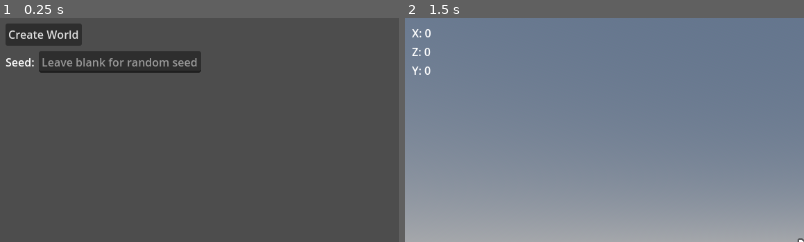
Above: before the commit, frames 1-2 (left to right).
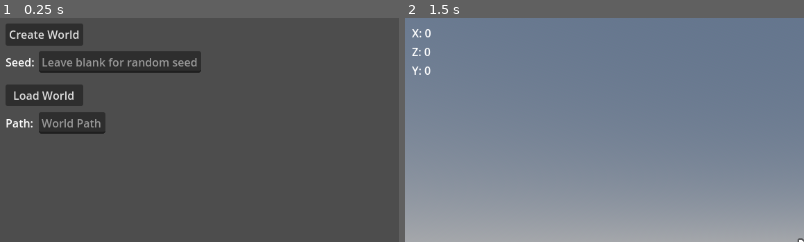
Above: after the commit, the same moments.

Repository: Nathan3-14/noise
Game: Godot game, scene res://world.tscn
Same seed, same stepped clock (60 frames per second), same inputs: the game is played once before the commit and once after it.
Inputs (mouse positions are % of the whole screen's width and height, from its top left):
- Up to frame 1 (0.25 s): no input
- Up to frame 2 (1.5 s): click "Create World" at 0.5 s; tap Enter (ui_accept) at 1.25 s; move the mouse to (72, 45) at 1.27 s; hold D (right) from 1.28 s (still down); hold Right mouse button (ads) from 1.28 s (still down)
The pictures show only the part of the screen within x 0-50%, y 0-50%; the shares and areas given below are measured in that part.

The runs differ from the first frame. In frame 1, 3.7% of the frame differs, in the area x 1-27%, y 3-52%; in frame 2, nothing differs.

Commit message:
Added save states Removed unused scene

Diff:
--- /dev/null
+++ b/SaveGame.gd
@@ -0,0 +1 @@
+extends Resource
--- a/game_start.tscn
+++ /dev/null
@@ -1,36 +0,0 @@
-[gd_scene load_steps=2 format=3 uid="uid://fnjd1xb3ayqo"]
-
-[sub_resource type="GDScript" id="GDScript_0jkgx"]
-script/source = "extends Control
-
-
-@export var world = Node3D
-# Called when the node enters the scene tree for the first time.
-func _ready():
-	pass # Replace with function body.
-
-
-# Called every frame. 'delta' is the elapsed time since the previous frame.
-func _process(delta):
-	pass
-
-
-func _on_button_pressed():
-	pass
-"
-
-[node name="GameStart" type="Control"]
-layout_mode = 3
-anchors_preset = 15
-anchor_right = 1.0
-anchor_bottom = 1.0
-grow_horizontal = 2
-grow_vertical = 2
-script = SubResource("GDScript_0jkgx")
-
-[node name="Button" type="Button" parent="."]
-layout_mode = 0
-offset_right = 8.0
-offset_bottom = 8.0
-text = "Start Game
-"
--- a/player.gd
+++ b/player.gd
@@ -63,6 +63,10 @@
 	if raycast.get_collider():
 		raycast.get_collider().selected = true
 
+	if Input.is_action_just_pressed("save"):
+		print("saving")
+		get_parent().save_file("user://save.dat")
+
 	if cap_mouse:
 		move_and_slide()
 		$CanvasLayer/UI.x = snapped(position.x, 0.1)
--- a/player.tscn
+++ b/player.tscn
@@ -35,3 +35,9 @@
 
 [node name="UI" parent="CanvasLayer" instance=ExtResource("2_skfsl")]
 script = ExtResource("3_5gw85")
+
+[node name="Control" type="Control" parent="CanvasLayer"]
+layout_mode = 3
+anchors_preset = 0
+offset_right = 40.0
+offset_bottom = 40.0
--- a/project.godot
+++ b/project.godot
@@ -59,6 +59,11 @@
 "events": [Object(InputEventKey,"resource_local_to_scene":false,"resource_name":"","device":-1,"window_id":0,"alt_pressed":false,"shift_pressed":false,"ctrl_pressed":false,"meta_pressed":false,"pressed":false,"keycode":0,"physical_keycode":83,"key_label":0,"unicode":115,"echo":false,"script":null)
 ]
 }
+save={
+"deadzone": 0.5,
+"events": [Object(InputEventKey,"resource_local_to_scene":false,"resource_name":"","device":-1,"window_id":0,"alt_pressed":false,"shift_pressed":false,"ctrl_pressed":false,"meta_pressed":false,"pressed":false,"keycode":0,"physical_keycode":4194332,"key_label":0,"unicode":0,"echo":false,"script":null)
+]
+}
 
 [layer_names]
 
--- a/world.gd
+++ b/world.gd
@@ -1,4 +1,6 @@
 extends Node3D
+
+#var world_file = "user://world.dat"
 
 @export var noise_scale = 5
 var noise_generator = FastNoiseLite.new()
@@ -45,8 +47,6 @@
 
 	load_world()
 
-
-
 # Access and modify elements in the 3D world array
 func set_tile(x, y, z, value):
 	world_array[x][y][z] = value
@@ -72,6 +72,8 @@
 				block.position.y = y
 				block.position.z = z
 				get_node("Blocks").add_child(block)
+	add_child(player.instantiate())
+	get_node("Player").position.y = surface_height + 5
 
 func generatePerlinNoise(width, height):
 	var noise_list = []
@@ -85,18 +87,37 @@
 
 	return noise_list
 
-
-func _on_timer_timeout():
-	pass
-	#add_child(player.instantiate())
-	#get_node("Player").position.y = surface_height + 5
-	#$CanvasLayer.visible = false
+func _on_button_pressed():
+	$CanvasLayer.visible = false
+	var text = $CanvasLayer/WorldCreator/CreateWorld/Seed.text
+	if text != "": generate_world(int($CanvasLayer/WorldCreator/CreateWorld/Seed.text))
+	else: generate_world()
 
 
-func _on_button_pressed():
-	add_child(player.instantiate())
-	get_node("Player").position.y = surface_height + 5
+
+
+func save_file(world_file):
+	var file = FileAccess.open(world_file,FileAccess.WRITE)
+	var data = create_data()
+	print(data)
+	file.store_var(data)
+	file.close()
+
+func load_file(world_file):
+	var file = FileAccess.open(world_file, FileAccess.READ)
+	if FileAccess.file_exists(world_file):
+		var loaded_player_data = file.get_var()
+		world_array = loaded_player_data.WORLD
+	file.close()
+
+func create_data():
+	var data_dict = {
+		"WORLD" : world_array,
+	}
+	return data_dict
+
+
+func _on_load_pressed():
 	$CanvasLayer.visible = false
-	var text = $CanvasLayer/WorldCreator/Seed.text
-	if text != "": generate_world(int($CanvasLayer/WorldCreator/Seed.text))
-	else: generate_world()
+	load_file($CanvasLayer/WorldCreator/LoadWorld/Path.text)
+	load_world()
--- a/world.tscn
+++ b/world.tscn
@@ -21,11 +21,6 @@
 
 [node name="Blocks" type="Node3D" parent="."]
 
-[node name="Timer" type="Timer" parent="."]
-wait_time = 5.0
-one_shot = true
-autostart = true
-
 [node name="CanvasLayer" type="CanvasLayer" parent="."]
 
 [node name="WorldCreator" type="Control" parent="CanvasLayer"]
@@ -34,15 +29,20 @@
 offset_right = 40.0
 offset_bottom = 40.0
 
-[node name="Button" type="Button" parent="CanvasLayer/WorldCreator"]
+[node name="CreateWorld" type="Control" parent="CanvasLayer/WorldCreator"]
+anchors_preset = 0
+offset_right = 40.0
+offset_bottom = 40.0
+
+[node name="Create" type="Button" parent="CanvasLayer/WorldCreator/CreateWorld"]
 layout_mode = 0
 offset_left = 8.0
 offset_top = 8.0
-offset_right = 118.0
+offset_right = 120.0
 offset_bottom = 40.0
 text = "Create World"
 
-[node name="Seed" type="LineEdit" parent="CanvasLayer/WorldCreator"]
+[node name="Seed" type="LineEdit" parent="CanvasLayer/WorldCreator/CreateWorld"]
 layout_mode = 0
 offset_left = 56.0
 offset_top = 48.0
@@ -50,7 +50,7 @@
 offset_bottom = 79.0
 placeholder_text = "Leave blank for random seed"
 
-[node name="Label" type="Label" parent="CanvasLayer/WorldCreator"]
+[node name="Label" type="Label" parent="CanvasLayer/WorldCreator/CreateWorld"]
 layout_mode = 0
 offset_left = 8.0
 offset_top = 52.0
@@ -58,8 +58,37 @@
 offset_bottom = 80.0
 text = "Seed:"
 
+[node name="LoadWorld" type="Control" parent="CanvasLayer/WorldCreator"]
+anchors_preset = 0
+offset_right = 40.0
+offset_bottom = 40.0
+
+[node name="Load" type="Button" parent="CanvasLayer/WorldCreator/LoadWorld"]
+layout_mode = 0
+offset_left = 8.0
+offset_top = 96.0
+offset_right = 120.0
+offset_bottom = 127.0
+text = "Load World"
+
+[node name="Path" type="LineEdit" parent="CanvasLayer/WorldCreator/LoadWorld"]
+layout_mode = 0
+offset_left = 56.0
+offset_top = 136.0
+offset_right = 152.0
+offset_bottom = 167.0
+placeholder_text = "World Path"
+
+[node name="Label" type="Label" parent="CanvasLayer/WorldCreator/LoadWorld"]
+layout_mode = 0
+offset_left = 8.0
+offset_top = 140.0
+offset_right = 56.0
+offset_bottom = 166.0
+text = "Path:"
+
 [node name="WorldEnvironment" type="WorldEnvironment" parent="."]
 environment = SubResource("Environment_b65on")
 
-[connection signal="timeout" from="Timer" to="." method="_on_timer_timeout"]
-[connection signal="pressed" from="CanvasLayer/WorldCreator/Button" to="." method="_on_button_pressed"]
+[connection signal="pressed" from="CanvasLayer/WorldCreator/CreateWorld/Create" to="." method="_on_button_pressed"]
+[connection signal="pressed" from="CanvasLayer/WorldCreator/LoadWorld/Load" to="." method="_on_load_pressed"]
Not shown, changed: game/noise.exe
